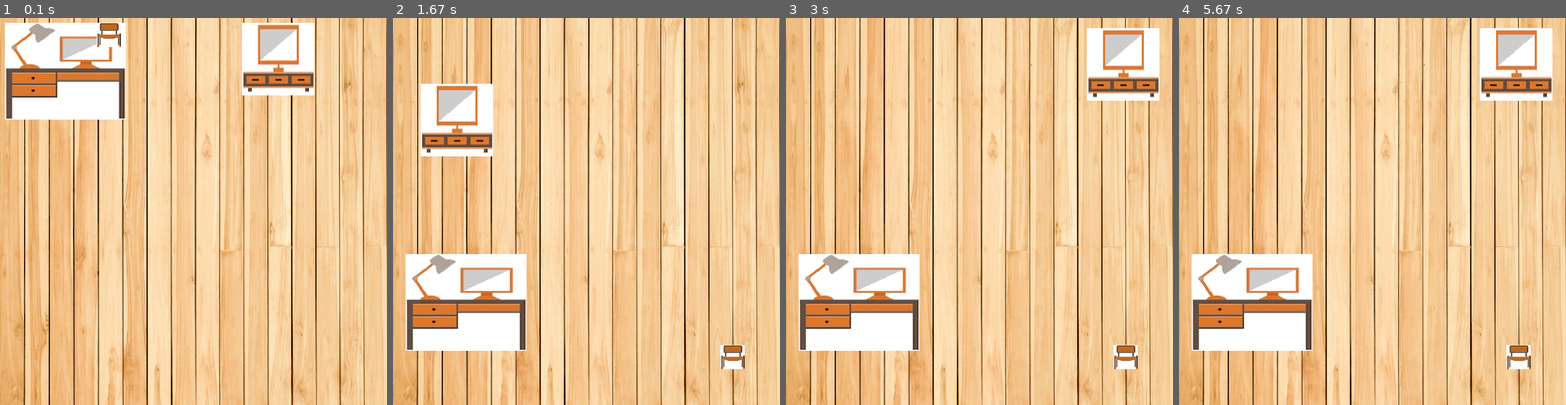
Above: before the commit, frames 1-4 (left to right).
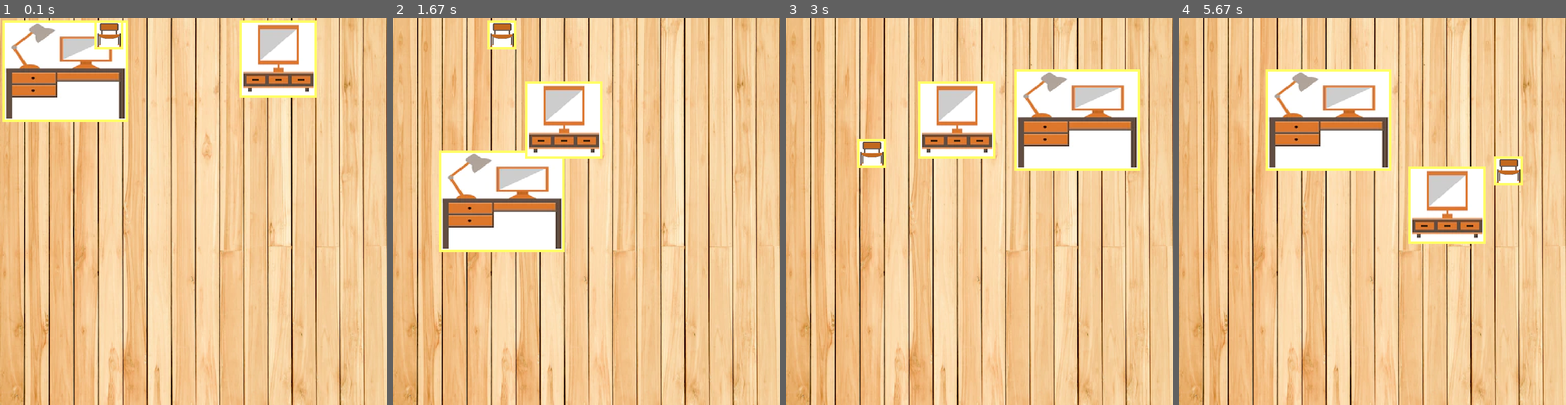
Above: after the commit, the same moments.

Repository: VoBaNguyen/pygame_house_design
Game: pygame game, started from house_design.py
The game is run twice, just before and just after one commit, with the same random seed, the same clock (stepped at 60 frames per second) and the same inputs.
Inputs (mouse positions are in pixels of both pictures, inside the frame that each line leads up to):
- Up to frame 1 (0.1 s): no input
- Up to frame 2 (1.67 s): press the mouse at (458, 72) at 0.37 s; move the mouse to (462, 188) at 0.47 s; release the mouse at (466, 304) at 0.6 s; press the mouse at (671, 60) at 0.7 s; move the mouse to (563, 87) at 0.8 s; release the mouse at (454, 118) at 0.93 s; press the mouse at (501, 33) at 1.03 s; move the mouse to (617, 196) at 1.13 s; release the mouse at (733, 358) at 1.27 s; press the mouse at (718, 64) at 1.37 s; move the mouse to (609, 199) at 1.47 s; release the mouse at (501, 335) at 1.6 s
- Up to frame 3 (3 s): press the mouse at (894, 33) at 1.7 s; move the mouse to (882, 153) at 1.8 s; release the mouse at (871, 273) at 1.93 s; press the mouse at (871, 153) at 2.03 s; move the mouse to (998, 110) at 2.13 s; release the mouse at (1122, 64) at 2.27 s; press the mouse at (1111, 153) at 2.37 s; move the mouse to (1037, 110) at 2.47 s; release the mouse at (964, 68) at 2.6 s; press the mouse at (956, 118) at 2.7 s; move the mouse to (1018, 110) at 2.8 s; release the mouse at (1076, 103) at 2.93 s
- Up to frame 4 (5.67 s): press the mouse at (1264, 153) at 3.03 s; move the mouse to (1333, 172) at 3.13 s; release the mouse at (1403, 188) at 3.27 s; press the mouse at (1349, 118) at 3.37 s; move the mouse to (1306, 161) at 3.47 s; release the mouse at (1264, 203) at 3.6 s; press the mouse at (1403, 172) at 3.7 s; move the mouse to (1391, 261) at 3.8 s; release the mouse at (1380, 350) at 3.93 s; press the mouse at (1380, 172) at 4.03 s; move the mouse to (1446, 118) at 4.13 s; release the mouse at (1507, 72) at 4.27 s; press the mouse at (1469, 118) at 4.37 s; move the mouse to (1399, 192) at 4.47 s; release the mouse at (1329, 265) at 4.6 s; press the mouse at (1349, 203) at 4.7 s; move the mouse to (1376, 145) at 4.8 s; release the mouse at (1403, 87) at 4.93 s; press the mouse at (1403, 203) at 5.03 s; move the mouse to (1360, 149) at 5.13 s; release the mouse at (1318, 91) at 5.27 s; press the mouse at (1318, 203) at 5.37 s; move the mouse to (1380, 184) at 5.47 s; release the mouse at (1446, 165) at 5.6 s

The runs differ from the first frame. In frame 1, 1.3% of the frame differs, in the area x 0-82%, y 0-27%; in frame 2, 24%; in frame 3, 23%; in frame 4, 25%, in the area x 3-97%, y 2-91%.

Commit message:
Save code check rect overlap

Diff:
--- a/Furniture.py
+++ b/Furniture.py
@@ -7,50 +7,12 @@
     def __init__(self, name, origin, size, color, img) -> None:
         self.name = name
         self.origin = origin
-        self.center = [0, 0]
         self.size = size
         self.color = color
         self.img = img
         self.drag = False
         self.rect = None
         self.encl_param = 5
-        # self.enclosure = None
-        # self.encl_color = YELLOW
-        # self.encl_origin = [self.origin[0] - self.encl_param,
-        #                     self.origin[1] - self.encl_param]
-        # self.encl_size = [self.size[0]+2*self.encl_param,
-        #                   self.size[1]+2*self.encl_param]
-
-        # Do some init method:
-        self.update_center_points()
-
-    # def update_enclosure(self):
-    #     self.encl_origin = [self.origin[0] - self.encl_param,
-    #                         self.origin[1] - self.encl_param]
-
-    def update_center_points(self):
-        x, y = self.origin
-        self.center = [x+self.size[0]/2, y+self.size[1]/2]
-
-    def set_center(self, center):
-        x, y = center
-        self.origin = [x-self.size[0]/2, y-self.size[1]/2]
-
-        # Not allow objects move out of the window
-        if self.origin[0] < 0:
-            self.origin[0] = 0
-
-        if self.origin[1] < 0:
-            self.origin[1] = 0
-
-        if self.origin[0] + self.size[0] > WIN_WIDTH:
-            self.origin[0] = WIN_WIDTH - self.size[0]
-
-        if self.origin[1] + self.size[1] > WIN_HEIGHT:
-            self.origin[1] = WIN_HEIGHT - self.size[1]
-
-        self.update_center_points()
-        # self.update_enclosure()
 
     def translate(self, points, size):
         [xA, yA], [xB, yB] = points
--- a/house_design.py
+++ b/house_design.py
@@ -12,6 +12,7 @@
         pygame.init()
         self.clock = pygame.time.Clock()
         self.window = pygame.display.set_mode((WIN_WIDTH, WIN_HEIGHT))
+        self.window_rect = self.window.get_rect()
         pygame.display.set_caption('House Design')
 
         self.furnitures = [
@@ -36,37 +37,31 @@
         # Draw background
         self.window.blit(IMG_BG, (0, 0))
 
-        # Draw border
-        # Border coordinates
-        # top_left = [0, 0]
-        # top_right = [INNER_WIDTH, 0]
-        # bot_right = [INNER_WIDTH, INNER_HEIGHT]
-        # bot_left = [0, INNER_HEIGHT]
-        # pygame.draw.lines(self.window, BLACK, True, [
-        #                   top_left, top_right, bot_right, bot_left], width=2)
-
         # Draw furniture
         for furniture in self.furnitures:
+            # Draw furniture for the first time
+            if furniture.rect == None:
+                furniture.rect = pygame.draw.rect(self.window, furniture.color, [
+                    furniture.origin, furniture.size])
+
             # Draw enclosure
-            # furniture.enclosure = pygame.draw.rect(self.window, furniture.encl_color, [
-            #     furniture.encl_origin, furniture.encl_size])
+            furniture.enclosure = furniture.rect.copy()
+            furniture.enclosure.inflate_ip(10, 10)
+            pygame.draw.rect(self.window, YELLOW, furniture.enclosure)
 
-            # Draw furniture
-            furniture.rect = pygame.draw.rect(self.window, furniture.color, [
-                furniture.origin, furniture.size])
+            # Update furniture frame
             self.window.blit(furniture.img, furniture.rect)
-            # self.label(furniture.name, GREEN, furniture.origin)
+            # self.label(furniture.name, GREEN, furniture.rect.center)
 
         # Draw connecting line
         if self.selected:
             for furn in [x for x in self.furnitures if id(x) != id(self.selected)]:
-                print(self.selected.center)
-                print(furn.center)
                 pygame.draw.line(self.window, GREEN,
-                                 self.selected.center, furn.center, width=2)
+                                 self.selected.rect.center, furn.rect.center, width=2)
 
-                d = utils.distance(self.selected.center, furn.center)
-                mid_point = utils.mid(self.selected.center, furn.center)
+                d = utils.distance(self.selected.rect.center, furn.rect.center)
+                mid_point = utils.mid(
+                    self.selected.rect.center, furn.rect.center)
                 self.label(str(d), BLACK, mid_point)
 
         pygame.display.update()
@@ -119,20 +114,38 @@
                     for furniture in self.furnitures:
                         if furniture.rect.collidepoint(event.pos):
                             self.selected = furniture
-                            self.selected.set_center(pygame.mouse.get_pos())
-                            self.resolve_overlap()
+                            self.selected.rect.center = pygame.mouse.get_pos()
                             break
 
                 elif event.type == pygame.MOUSEBUTTONUP:
-                    if self.selected:
-                        self.resolve_overlap()
                     self.drag, self.selected = False, None
 
                 elif event.type == pygame.MOUSEMOTION:
                     if self.drag and self.selected:
                         # Check if selected obj overlap another obj:
-                        self.selected.set_center(pygame.mouse.get_pos())
-                        # self.resolve_overlap()
+                        # If enclosure is overlap, if we move object toward another object => Not allow
+                        overlap_furn = None
+                        for furn in [x for x in self.furnitures if id(x) != id(self.selected)]:
+                            if self.selected.enclosure.colliderect(furn.enclosure):
+                                print("Enclosure overlap")
+                                print(
+                                    f"{self.selected.enclosure} - {furn.enclosure}")
+                                overlap_furn = furn
+                                break
+
+                        vT = utils.vector(
+                            self.selected.rect.center, pygame.mouse.get_pos())
+                        if overlap_furn:
+                            # Determine relative position
+                            rel_pos = utils.relative_pos(
+                                self.selected.rect, overlap_furn.rect)
+                            if rel_pos in ["left", "right"]:
+                                self.selected.rect.move_ip(0, vT[1])
+                            elif rel_pos in ["top", "bottom"]:
+                                self.selected.rect.move_ip(vT[0], 0)
+                        else:
+                            self.selected.rect.move_ip(vT[0], vT[1])
+                        self.selected.rect.clamp_ip(self.window_rect)
 
             self.draw()
 
--- a/utils.py
+++ b/utils.py
@@ -16,7 +16,26 @@
     return int(dis)
 
 
+def vector(A, B):
+    xA, yA = A
+    xB, yB = B
+    return [xB-xA, yB-yA]
+
+
 def mid(A, B):
     xA, yA = A
     xB, yB = B
     return [(xA+xB)/2, (yA+yB)/2]
+
+
+def relative_pos(rect_move, rect_fixed):
+    if rect_move.right <= rect_fixed.left:
+        return "left"
+    elif rect_move.left >= rect_fixed.right:
+        return "right"
+    elif rect_move.bottom >= rect_fixed.top:
+        return "bottom"
+    elif rect_move.top <= rect_fixed.bottom:
+        return "top"
+    else:
+        return "Undetermined"
